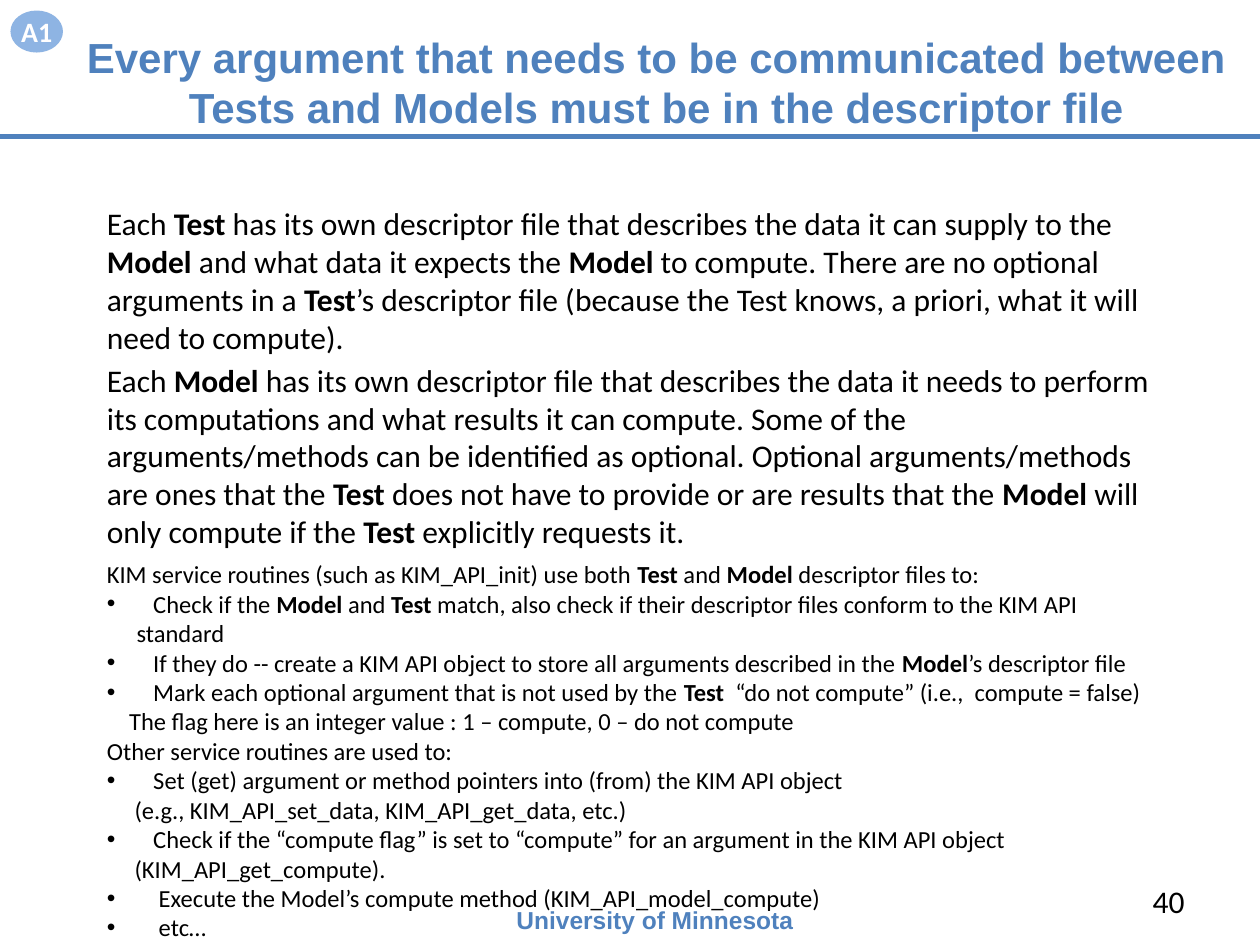
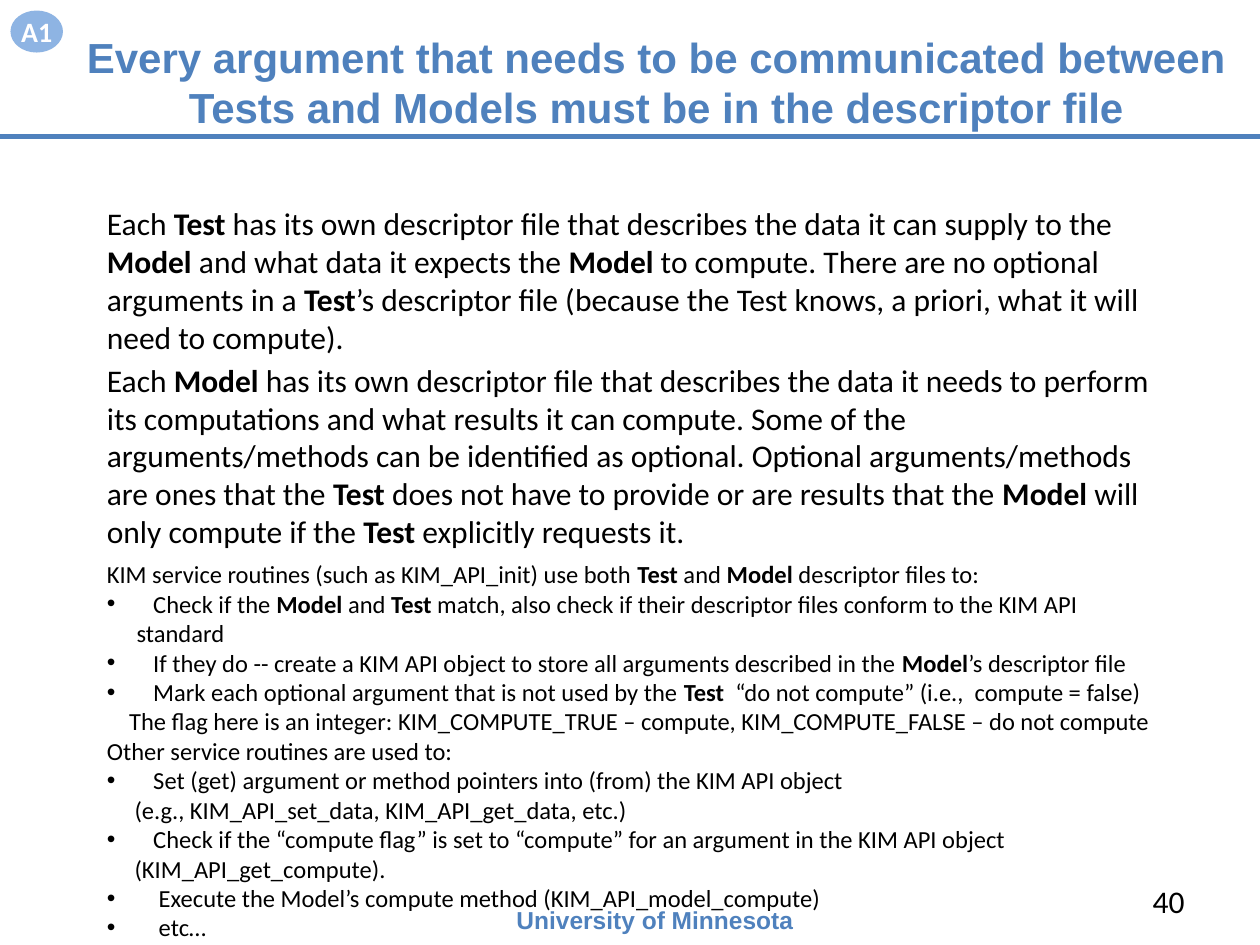
Before and after one commit to openkim/kim-api, a slide deck: slide 40 of DOCs/openkim-api-introduction.pptx. Drawn at 1260x945 pixels with LibreOffice and Linux fonts; fonts in the diff are those of the drawing. Boxes give left, top, right and bottom in pixels: in the first picture for what was removed or moved away, otherwise in the second. Text is boxed around its words. In the diff, an @@ line names an element or a change of style, - is before the commit and + after.

```diff
--- a/DOCs/openkim-api-introduction.pptx
+++ b/DOCs/openkim-api-introduction.pptx
@@ text at [129,713,1149,735]: text changed @@
-The flag here is an integer value : 1 – compute, 0 – do not compute
+The flag here is an integer: KIM_COMPUTE_TRUE – compute, KIM_COMPUTE_FALSE – do not compute
```
Also in this commit, not shown: 8 other slides changed, 1 other file.
